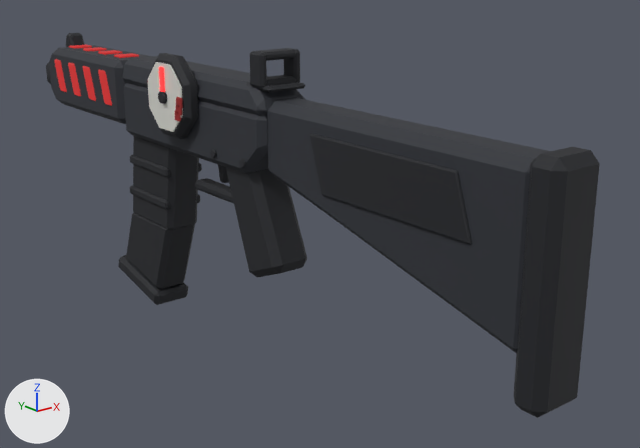
The glTF model roblox/assets/weapons-kit/src/w_redline.glb as it was, and as the next commit left it.
Both versions are drawn from a 50 mm camera at (-0.568, -0.894, 0.2) aimed at (0.073, -0.093, -0.121). The lights are fixed; the arrows at lower left show +X, +Y and +Z. The older version comes first. Where no turn or scale is listed for an object, it has been applied to the vertices. Vertices at exactly the same position are counted once.

Objects in the first picture: 'body_wzB', 'cover_wzA', 'gauge_wzN', 'gauge_wzN.001', 'grip_wzB', 'guard_wzB', 'mag_wzB', 'mag_wzN', 'sight_wzN', 'stock_wzA', 'stock_wzB', 'stock_wzN' and 4 more.
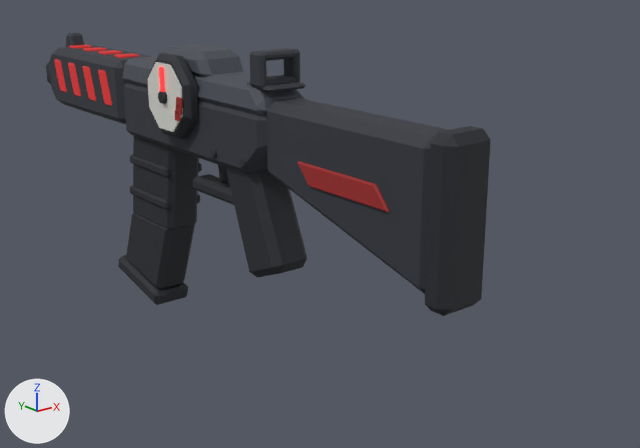
Where the change shows, as pixel boxes [x1, y1, x2, y2] in the pictures (640 x 448 px; the box of a moved part takes in the faces that stretch with it):
'stock_wzA', reshaped (36% narrower, 23% shorter): before [267, 98, 550, 354]; after [267, 98, 449, 294]
'stock_wzB', reshaped (23% narrower, 30% shorter): before [514, 147, 600, 418]; after [425, 126, 491, 316]
'stock_wzN', recoloured, reshaped: before [310, 134, 472, 244]; after [298, 161, 390, 212]
'grip_wzB', reshaped: before [195, 165, 307, 277]; after [193, 165, 307, 277]
'cover_wzA', reshaped (20% taller): before [122, 56, 306, 116]; after [122, 44, 305, 116]
part 1 of me_cover_wza, added: after [164, 44, 243, 77]
part 2 of me_cover_wza, recoloured: [122, 56, 305, 116] in both
part 3 of me_grip_wzb, moved or reshaped: before [195, 178, 234, 204]; after [193, 174, 234, 205]
part 5 of me_stock_wzb, moved or reshaped: before [531, 155, 539, 166]; after [431, 134, 437, 142]
part 6 of me_stock_wzb, moved or reshaped: before [514, 163, 532, 401]; after [425, 143, 431, 282]
part 7 of me_stock_wzb, moved or reshaped: before [515, 147, 600, 400]; after [425, 126, 490, 297]
part 8 of me_stock_wzb, moved or reshaped: before [515, 164, 600, 418]; after [425, 140, 491, 316]

What changed in the scene script:
```text
Add mat_deck:
    mat_deck = principled_material('deck')
    mat_deck.base_color = (0.063, 0.0704, 0.0887)  # dark grey #474b54
    mat_deck.roughness = 0.75
Change me_cover_wza:
    used by ob_cover_wza; location = (0.0, 0.0, 0.0)
    remove me_cover_wza.from_pydata(...)  # 30 vertices, 56 faces; spans x -0.034..0.034, y -0.125..0.2, z 0.026..0.058
    add me_cover_wza.from_pydata(...)  # 54 vertices, 100 faces; spans x -0.034..0.034, y -0.125..0.2, z 0.026..0.082
    me_cover_wza part 1: a new loose piece of 24 vertices spanning x -0.03..0.03, y -0.01..0.11, z 0.05..0.082, in mat_deck (dark grey #474b54)
    me_cover_wza part 2: 56 faces spanning x -0.034..0.034, y -0.125..0.2, z 0.026..0.058 switch from mat_frame (dark grey #2c2f36) to mat_deck (dark grey #474b54)
Change me_grip_wzb:
    where me_grip_wzb.from_pydata(...)  # 72 vertices, 132 faces; spans x -0.025..0.025, y -0.137..0.06, z -0.171..-0.015
    used by ob_grip_wzb; location = (0.0, 0.0, 0.0)
    me_grip_wzb part 3: the loose piece of 24 vertices spanning x -0.011..0.011, y -0.05..0.06, z -0.096..-0.083 is scaled about its middle by (1.39, 0.988, 1.43), then moved by (0.0, 0.0, 0.002)
Change me_stock_wza:
    used by ob_stock_wza; location = (0.0, 0.0, 0.0)
    remove me_stock_wza.from_pydata(...)  # 30 vertices, 56 faces; spans x -0.025..0.025, y -0.48..-0.115, z -0.128..0.042
    add me_stock_wza.from_pydata(...)  # 30 vertices, 56 faces; spans x -0.026..0.026, y -0.37..-0.115, z -0.107..0.042
    me_stock_wza part 4: 30 of 30 vertices moved; they spanned x -0.025..0.025, y -0.48..-0.115, z -0.128..0.042 and now span x -0.026..0.026, y -0.37..-0.115, z -0.107..0.042; mean shift (0.0, 0.048, 0.004)
Change me_stock_wzb:
    used by ob_stock_wzb; location = (0.0, 0.0, 0.0)
    remove me_stock_wzb.from_pydata(...)  # 24 vertices, 44 faces; spans x -0.029..0.029, y -0.505..-0.47, z -0.172..0.048
    add me_stock_wzb.from_pydata(...)  # 24 vertices, 44 faces; spans x -0.029..0.029, y -0.395..-0.362, z -0.118..0.048
    me_stock_wzb part 5: all 6 vertices in x -0.029..0.029, y -0.479..-0.47, z 0.039..0.048 are moved by (0.0, 0.108, 0.0)
    me_stock_wzb part 6: all 6 vertices in x -0.029..0.029, y -0.479..-0.47, z -0.172..-0.163 are moved by (0.0, 0.108, 0.054)
    me_stock_wzb part 7: all 6 vertices in x -0.029..0.029, y -0.505..-0.496, z 0.039..0.048 are moved by (0.0, 0.11, 0.0)
    me_stock_wzb part 8: all 6 vertices in x -0.029..0.029, y -0.505..-0.496, z -0.172..-0.163 are moved by (0.0, 0.11, 0.054)
Change me_stock_wzn:
    used by ob_stock_wzn; location = (0.0, 0.0, 0.0)
    remove me_stock_wzn.from_pydata(...)  # 24 vertices, 44 faces; spans x -0.028..0.028, y -0.42..-0.2, z -0.04..0.02
    remove me_stock_wzn.materials.append(mat_dark)  # black #1d1f24
    add me_stock_wzn.from_pydata(...)  # 24 vertices, 44 faces; spans x -0.029..0.029, y -0.319..-0.181, z -0.035..-0.012
    me_stock_wzn part 9: 24 of 24 vertices moved; they spanned x -0.028..0.028, y -0.42..-0.2, z -0.04..0.02 and now span x -0.029..0.029, y -0.319..-0.181, z -0.035..-0.012; mean shift (0.0, 0.06, -0.014)
    add me_stock_wzn.materials.append(mat_body)  # red #9c2626
```
